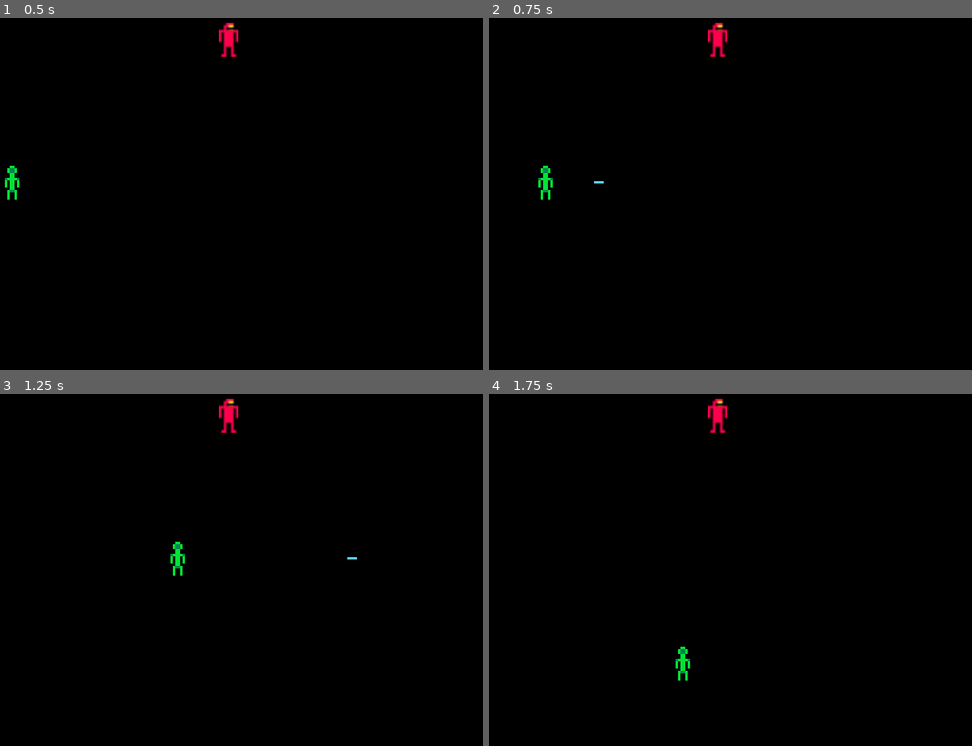
Above: before the commit, frames 1-4 (two rows, left to right).
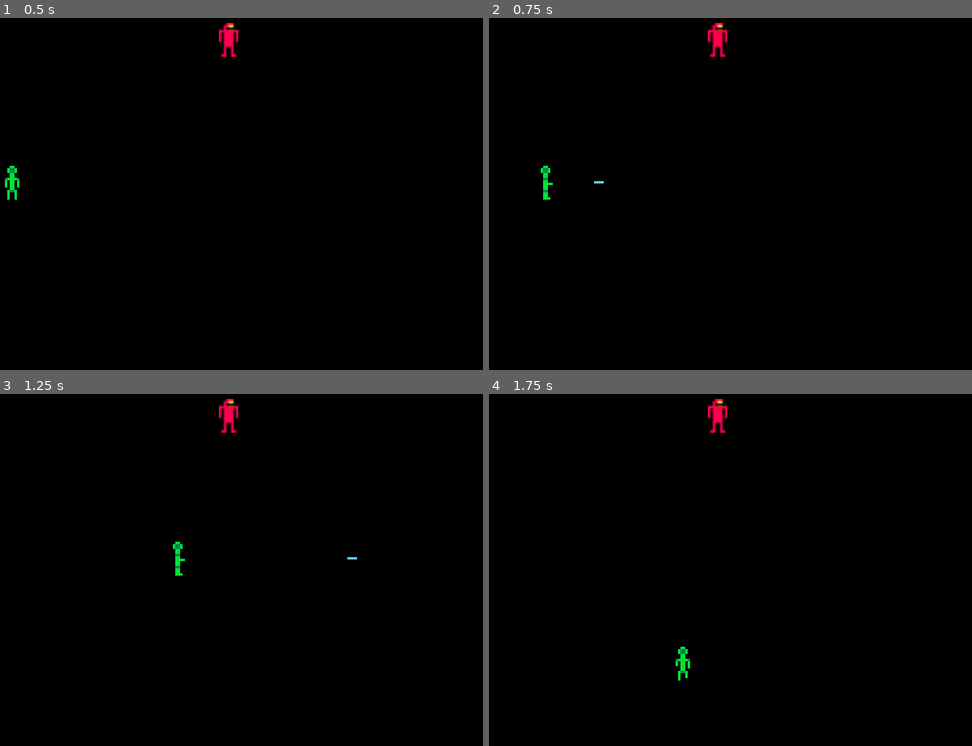
Above: after the commit, the same moments.

Repository: Flirre/GodotGames
Game: Godot game, scene res://Berzerk.tscn
Same seed, same stepped clock (60 frames per second), same inputs: the game is played once before the commit and once after it.
Inputs:
- Up to frame 1 (0.5 s): no input
- Up to frame 2 (0.75 s): tap Enter at 0.5 s; hold Right (move_right) from 0.53 s (still down); hold Space (shoot) from 0.53 s (still down)
- Up to frame 3 (1.25 s): keep holding Right (move_right); keep holding Space (shoot)
- Up to frame 4 (1.75 s): release Right (move_right) at 1.28 s; release Space (shoot) at 1.28 s; hold Down (move_down) from 1.28 s (still down); tap Space (shoot) at 1.35 s

Frame 1 is identical in both runs. In frame 2, less than 0.1% of the frame differs, in the area x 10-14%, y 45-52%; in frame 3, less than 0.1%; in frame 4, less than 0.1%.

Commit message:
basic fsm func. on player

Diff:
--- /dev/null
+++ b/berzerk/FiniteStateMachine.gd
@@ -0,0 +1,38 @@
+extends Node
+class_name FiniteStateMachine
+
+var state = null setget set_state
+var previous_state = null
+var states = {}
+
+onready var parent = get_parent()
+
+func _physics_process(delta):
+    if state != null:
+        _state_logic(delta)
+        var transition = _get_transition(delta)
+        if transition != null:
+            set_state(transition)
+
+func _state_logic(delta):
+    pass
+
+func _get_transition(delta):
+    return null
+
+func _enter_state(new_state, old_state):
+    pass
+
+func _exit_state(old_state, new_state):
+    pass
+func set_state(new_state):
+    previous_state = state
+    state = new_state
+
+    if previous_state != null:
+        _exit_state(previous_state, new_state)
+    if new_state != null:
+        _enter_state(new_state, previous_state)
+
+func add_state(state_name):
+    states[state_name] = states.size()
--- a/berzerk/Player.gd
+++ b/berzerk/Player.gd
@@ -6,21 +6,24 @@
 var player_direction
 enum DIRECTIONS {UP, RIGHT, DOWN, LEFT}
 var velocity: Vector2
+var shooting: bool
 export (PackedScene) var Laser
 onready var shootTimer = get_node("ShootTimer")
+onready var animatedSprite = get_node("AnimatedSprite")
 signal shoot
-
 
 func _ready():
     game_screen_size = get_viewport_rect().size
     player_width = $CollisionShape2D.shape.radius
     player_height = $CollisionShape2D.shape.height
+    shooting = false
     set_process(true)
     pass
 
 func _physics_process(delta):
     velocity = move_and_slide(velocity)
-    get_input()
+    if shootTimer.time_left == 0:
+        shooting = false
     check_boundaries()
 
 func get_input():
@@ -28,9 +31,11 @@
     if(Input.is_action_pressed("move_left")):
         velocity.x = -speed
         player_direction = DIRECTIONS.LEFT
+        animatedSprite.set_flip_h(true)
     if(Input.is_action_pressed("move_right")):
         velocity.x = speed
         player_direction = DIRECTIONS.RIGHT
+        animatedSprite.set_flip_h(false)
     if(Input.is_action_pressed("move_up")):
         velocity.y = -speed
         player_direction = DIRECTIONS.UP
@@ -52,4 +57,5 @@
 func shoot():
     if shootTimer.time_left == 0:
         emit_signal("shoot", Laser, global_position, player_direction)
+        shooting = true
         shootTimer.start()
--- a/berzerk/Player.tscn
+++ b/berzerk/Player.tscn
@@ -1,21 +1,40 @@
-[gd_scene load_steps=7 format=2]
+[gd_scene load_steps=10 format=2]
 
 [ext_resource path="res://Player.gd" type="Script" id=1]
 [ext_resource path="res://Player.png" type="Texture" id=2]
+[ext_resource path="res://PlayerStateMachine.gd" type="Script" id=3]
 
 [sub_resource type="AtlasTexture" id=1]
 atlas = ExtResource( 2 )
 region = Rect2( 0, 0, 6, 14 )
 
-[sub_resource type="AtlasTexture" id=2]
+[sub_resource type="AtlasTexture" id=5]
 atlas = ExtResource( 2 )
 region = Rect2( 6, 0, 6, 14 )
 
+[sub_resource type="AtlasTexture" id=7]
+atlas = ExtResource( 2 )
+region = Rect2( 12, 0, 6, 14 )
+
+[sub_resource type="AtlasTexture" id=8]
+atlas = ExtResource( 2 )
+region = Rect2( 18, 0, 6, 14 )
+
 [sub_resource type="SpriteFrames" id=3]
 animations = [ {
-"frames": [ SubResource( 1 ), SubResource( 2 ) ],
+"frames": [ SubResource( 1 ) ],
 "loop": true,
-"name": "default",
+"name": "idle",
+"speed": 5.0
+}, {
+"frames": [ SubResource( 5 ) ],
+"loop": true,
+"name": "shooting",
+"speed": 5.0
+}, {
+"frames": [ SubResource( 7 ), SubResource( 8 ) ],
+"loop": true,
+"name": "running",
 "speed": 5.0
 } ]
 
@@ -31,6 +50,7 @@
 [node name="AnimatedSprite" type="AnimatedSprite" parent="."]
 position = Vector2( -0.142471, 0.102234 )
 frames = SubResource( 3 )
+animation = "running"
 
 [node name="CollisionShape2D" type="CollisionShape2D" parent="."]
 position = Vector2( -0.142471, 0.102234 )
@@ -38,3 +58,6 @@
 
 [node name="ShootTimer" type="Timer" parent="."]
 one_shot = true
+
+[node name="StateMachine" type="Node2D" parent="."]
+script = ExtResource( 3 )
--- /dev/null
+++ b/berzerk/PlayerStateMachine.gd
@@ -0,0 +1,45 @@
+extends "res://FiniteStateMachine.gd"
+enum DIRECTIONS {UP, RIGHT, DOWN, LEFT}
+
+func _ready():
+    add_state("idle")
+    add_state("running")
+    add_state("shooting")
+    call_deferred("set_state", states.idle)
+
+func _state_logic(delta):
+    parent.get_input()
+    pass
+
+func _get_transition(delta):
+    match state:
+        states.idle:
+            if parent.velocity.length() > 0:
+                return states.running
+            if parent.shooting:
+                return states.shooting
+        states.running:
+            if parent.velocity == Vector2.ZERO:
+                return states.idle
+            if parent.shooting:
+                return states.shooting
+        states.shooting:
+            if not parent.shooting:
+                if parent.velocity == Vector2.ZERO:
+                    return states.idle
+                if parent.velocity.length() > 0:
+                    return states.running
+    return null
+
+func _enter_state(new_state, old_state):
+    match new_state:
+        states.idle:
+            parent.animatedSprite.play("idle")
+        states.running:
+            parent.animatedSprite.play("running")
+        states.shooting:
+            parent.animatedSprite.play("shooting")
+    pass
+
+func _exit_state(old_state, new_state):
+    pass
--- a/berzerk/project.godot
+++ b/berzerk/project.godot
@@ -8,9 +8,14 @@
 
 config_version=4
 
-_global_script_classes=[  ]
+_global_script_classes=[ {
+"base": "Node",
+"class": "FiniteStateMachine",
+"language": "GDScript",
+"path": "res://FiniteStateMachine.gd"
+} ]
 _global_script_class_icons={
-
+"FiniteStateMachine": ""
 }
 
 [application]
@@ -58,6 +63,11 @@
 , Object(InputEventKey,"resource_local_to_scene":false,"resource_name":"","device":0,"alt":false,"shift":false,"control":false,"meta":false,"command":false,"pressed":false,"scancode":16777238,"unicode":0,"echo":false,"script":null)
  ]
 }
+quit={
+"deadzone": 0.5,
+"events": [ Object(InputEventKey,"resource_local_to_scene":false,"resource_name":"","device":0,"alt":false,"shift":false,"control":false,"meta":false,"command":false,"pressed":false,"scancode":81,"unicode":0,"echo":false,"script":null)
+ ]
+}
 
 [layer_names]
 
Binary file changed: berzerk/Player.png
